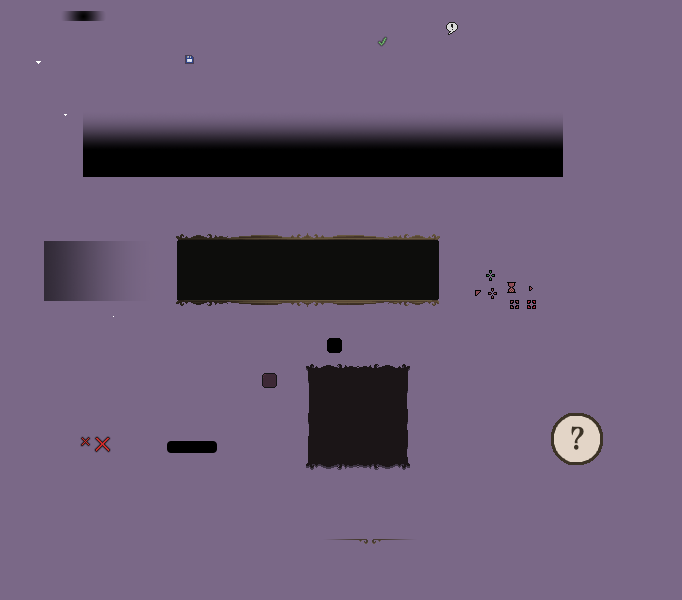
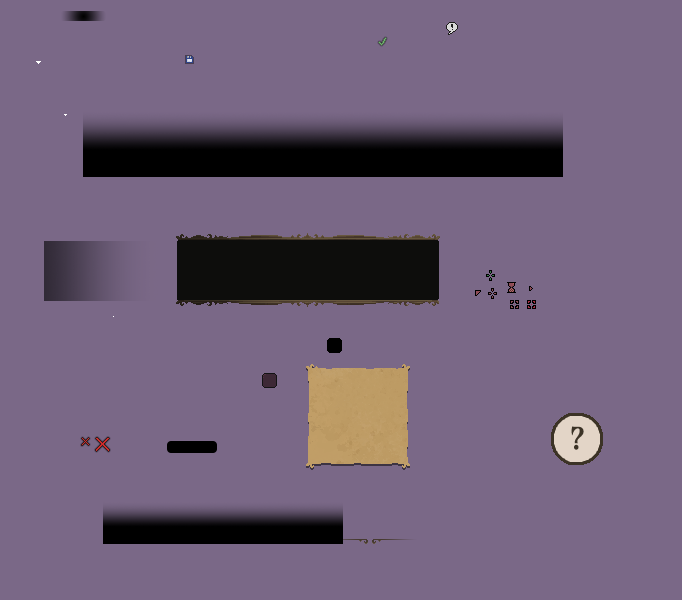
Layers edited between the first and the second 682 x 600 image:
removed group "ItemMenuContainer.png" (3 layers) over [306, 364, 410, 468]
renamed "Top" to "Layer 1", moved it out of group "ItemMenuContainer.png", painted on it over [306, 364, 410, 468]
removed layer "Rectangle 2" from group "ItemMenuContainer.png" over [308, 370, 408, 462]
renamed "Bottom" to "ItemMenuContainer.png", moved it out of group "ItemMenuContainer.png", painted on it over [306, 364, 410, 468]
added layer "BottomGradient.png" above "Credits" over [103, 503, 343, 544]
